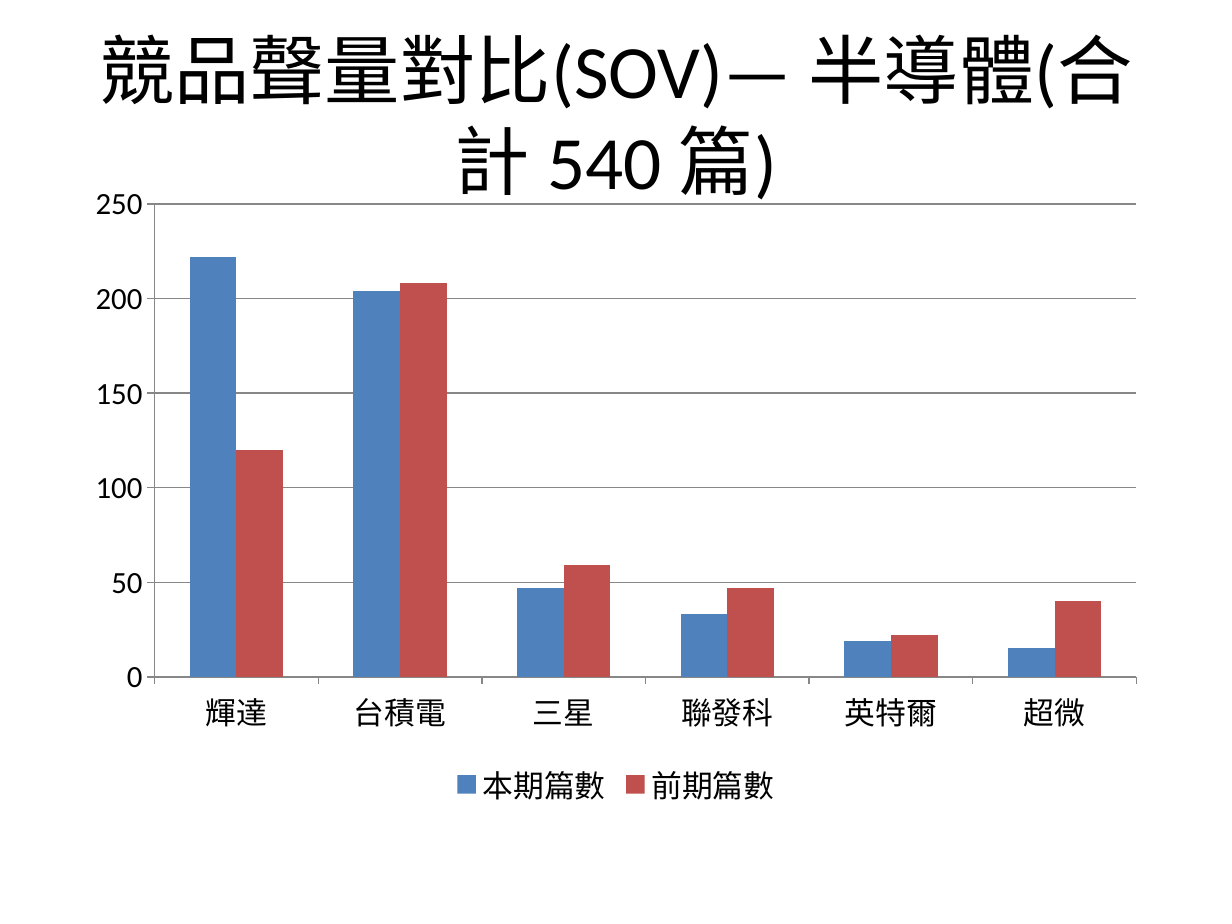
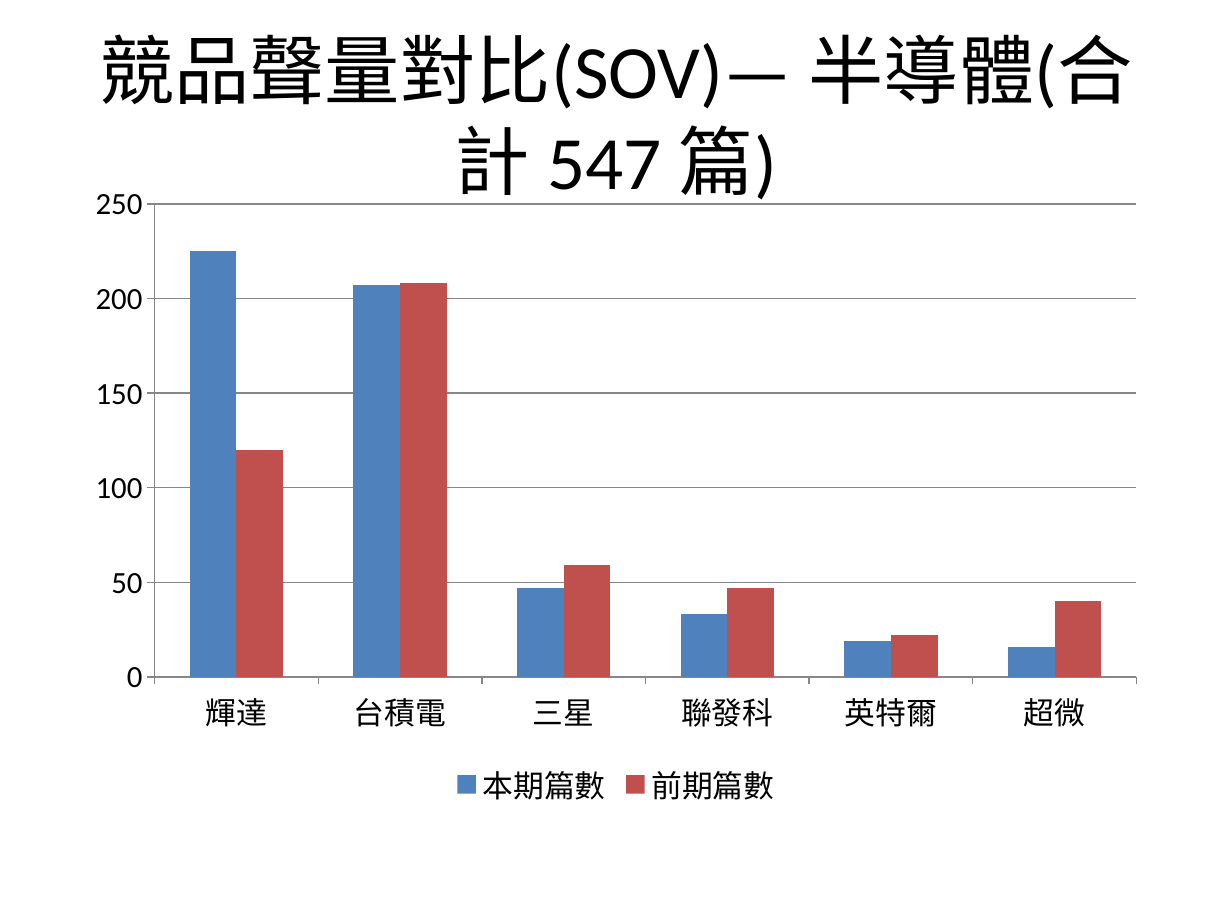
Before and after one commit to AndyChen825/industry-monitor, a slide deck: slide 5 of docs/reports/台灣產業趨勢監測週報_2026-08-24_2026-08-31.pptx. Drawn at 1232x924 pixels with LibreOffice and Linux fonts; fonts in the diff are those of the drawing. Boxes give left, top, right and bottom in pixels: in the first picture for what was removed or moved away, otherwise in the second. Text is boxed around its words. In the diff, an @@ line names an element or a change of style, - is before the commit and + after.

```diff
--- a/docs/reports/台灣產業趨勢監測週報_2026-08-24_2026-08-31.pptx
+++ b/docs/reports/台灣產業趨勢監測週報_2026-08-24_2026-08-31.pptx
@@ title at (99, 34, 1133, 205): text changed @@
-競品聲量對比(SOV)— 半導體(合計 540 篇)
+競品聲量對比(SOV)— 半導體(合計 547 篇)
@@ column chart at (74, 172, 1158, 813) @@
@@ 本期篇數, 輝達: 222 to 225 @@
@@ 本期篇數, 台積電: 204 to 207 @@
@@ 本期篇數, 超微: 15 to 16 @@
```
Also in this commit, not shown: 5 other slides changed, 6 other files.
